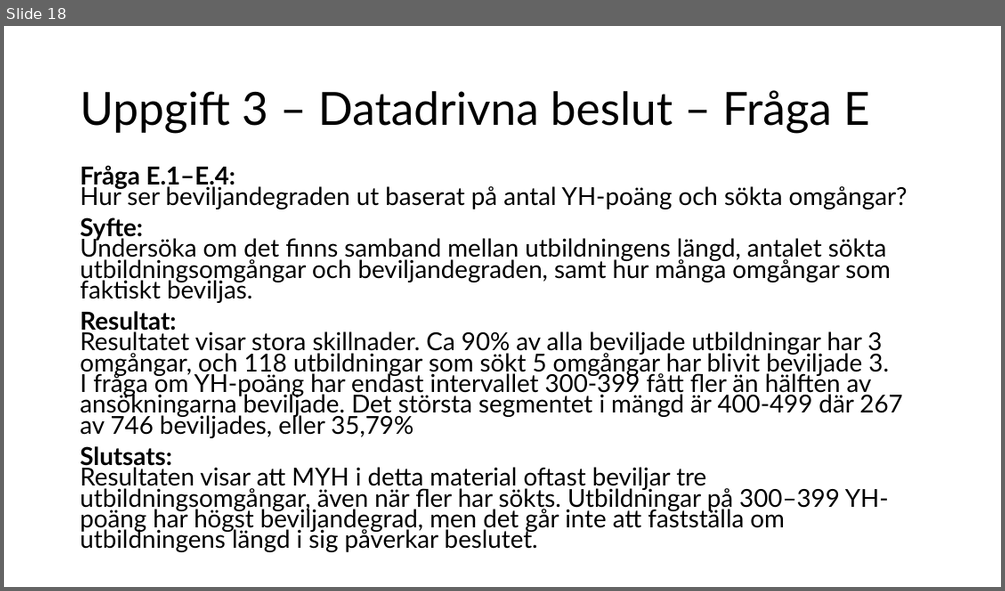
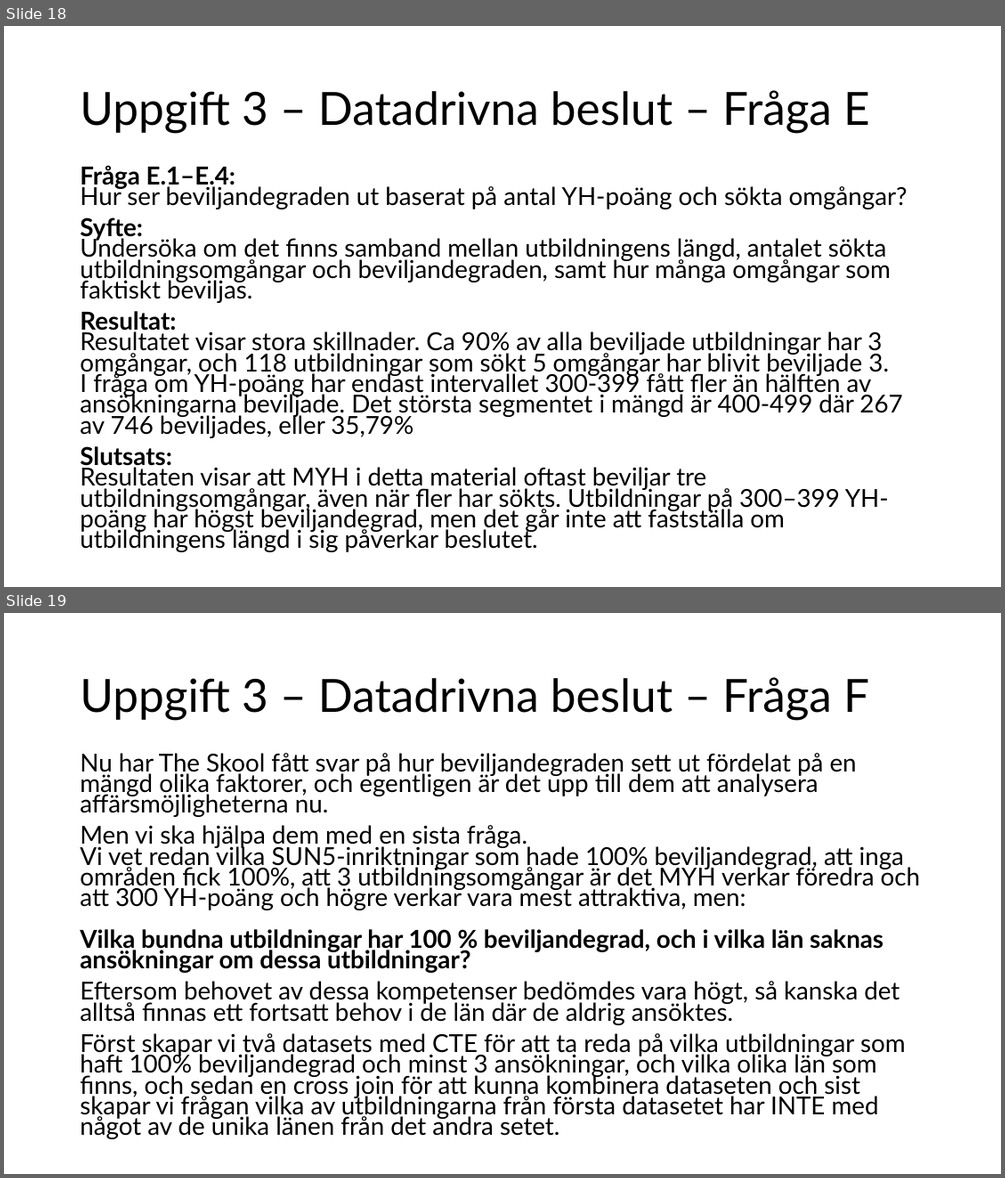
Before and after one commit to dosselicious/the_skool_jens_dossel, a slide deck: The Skool - Jens Dossel.pptx. Shown one above the other, each under a label of ours: slide 18 before the commit, slides 18 and 19 after it. The pictures are 1005x591 and 1005x1178 pixels, drawn with LibreOffice and Linux fonts; fonts in the diff are those of the drawing. Boxes give left, top, right and bottom in pixels: in the first picture for what was removed or moved away, otherwise in the second. Text is boxed around its words. In the diff, an @@ line names an element or a change of style, - is before the commit and + after.

```diff
--- a/The Skool - Jens Dossel.pptx
+++ b/The Skool - Jens Dossel.pptx
@@ slide 19 added at (4, 613, 1001, 1174), background #FFFFFF @@
@@ title added at (80, 677, 869, 720), 44 pt, text #000000 @@
+Uppgift 3 – Datadrivna beslut – Fråga F
@@ text added at (80, 753, 920, 1139), 23.8 pt, text #000000 @@
+Nu har The Skool fått svar på hur beviljandegraden sett ut fördelat på en mängd olika faktorer, och egentligen är det upp till dem att analysera affärsmöjligheterna nu.
+Men vi ska hjälpa dem med en sista fråga.
+Vi vet redan vilka SUN5-inriktningar som hade 100% beviljandegrad, att inga områden fick 100%, att 3 utbildningsomgångar är det MYH verkar föredra och att 300 YH-poäng och högre verkar vara mest attraktiva, men:
+Vilka bundna utbildningar har 100 % beviljandegrad, och i vilka län saknas ansökningar om dessa utbildningar?
+Eftersom behovet av dessa kompetenser bedömdes vara högt, så kanska det alltså finnas ett fortsatt behov i de län där de aldrig ansöktes.
+Först skapar vi två datasets med CTE för att ta reda på vilka utbildningar som haft 100% beviljandegrad och minst 3 ansökningar, och vilka olika län som finns, och sedan en cross join för att kunna kombinera dataseten och sist skapar vi frågan vilka av utbildningarna från första datasetet har INTE med något av de unika länen från det andra setet.
```
Also in this commit, not shown: 1 other slide added.
